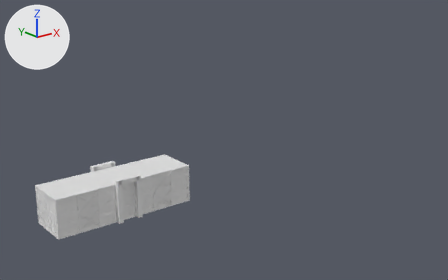
The Blender file EDIF-AS/EdificioAS.blend, before and after one commit.
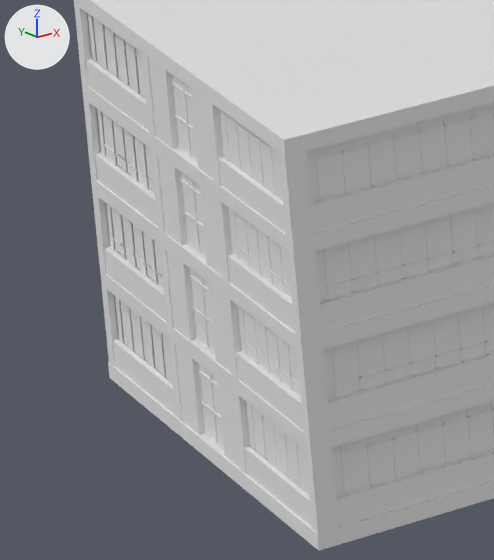
Each version is shown whole from a camera (50 mm lens) standing at (-108.8, -201.4, 98.0) and looking at (117.5, 81.5, -15.1), then close up on the part from 6% to 17% of the width and 67% to 86% of the height. The lights are fixed; the arrows at upper left show +X, +Y and +Z.

The scene before the commit, as lines of its bpy script (objects in view):
```python
me_cube_002 = bpy.data.meshes.new('Cube.002')
me_cube_002.from_pydata(...)  # 2296 vertices, 1722 faces; spans x -0.6..39.8, y -17.9..0.3, z -14.1..0.7
me_cube_004 = bpy.data.meshes.new('Cube.004')
me_cube_004.from_pydata(...)  # 11876 vertices, 5717 faces; spans x -28.0..28.1, y -8.5..8.7, z 0.6..14.4
me_cube_004.materials.append(mat_canceleriaexterna)  # white #e7e7e7
me_cylinder = bpy.data.meshes.new('Cylinder')
me_cylinder.from_pydata(...)  # 3042 vertices, 1596 faces; spans x -8.6..31.5, y -0.3..18.0, z -13.8..0.8
ob_cube_002 = bpy.data.objects.new('Cube.002', me_cube_004)
ob_cube_002.location = (-2.09, -1.51, -0.61)
ob_cube_004 = bpy.data.objects.new('Cube.004', me_cube_002)
ob_cube_004.location = (-21.62, 7.29, 13.71)
ob_cylinder = bpy.data.objects.new('Cylinder', me_cylinder)
ob_cylinder.location = (-13.5, -10.34, 13.53)
# also in view: 'Column' at (-2.1, -1.5, 6.9); 'Plane' at (-2.0, -1.4, 6.9); 'Cube' at (-2.1, -1.5, 6.9); 'Cube.003' at (-2.1, -1.5, 6.9)
```
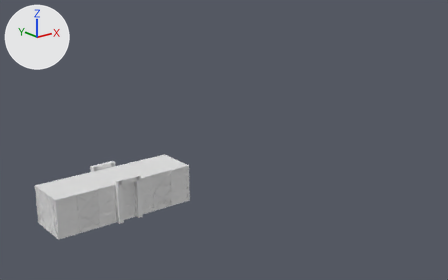
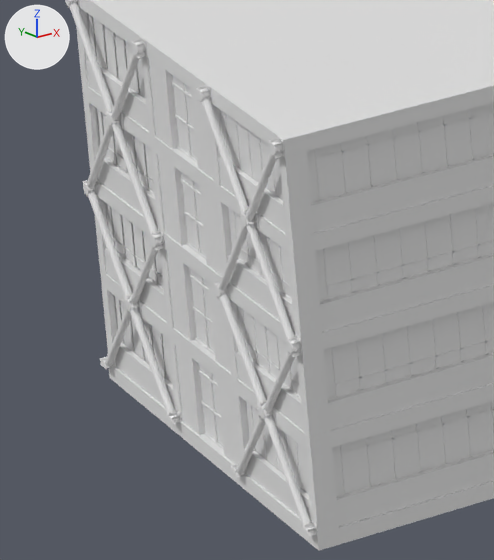
Where the change shows, as pixel boxes [x1, y1, x2, y2] in the close-ups (494 x 560 px; the box of a moved part takes in the faces that stretch with it):
'Cylinder', reshaped (not visible before)
    after: [65, 0, 317, 536]
'Cube.004', reshaped (not visible before)
    after: [66, 0, 318, 537]
part 1 of me_cube_002, added
    after: [119, 112, 124, 129]
part 2 of me_cube_002, added
    after: [70, 0, 318, 537]
part 3 of me_cylinder, added
    after: [132, 41, 145, 55]
part 4 of me_cylinder, added
    after: [83, 183, 96, 195]
part 5 of me_cylinder, added
    after: [150, 233, 163, 247]
part 6 of me_cylinder, added
    after: [107, 113, 120, 125]
part 7 of me_cylinder, added
    after: [125, 299, 138, 311]
part 8 of me_cylinder, added
    after: [100, 360, 113, 369]
part 9 of me_cylinder, moved or reshaped (not visible before)
    after: [69, 2, 158, 235]
part 10 of me_cylinder, added
    after: [87, 53, 140, 189]
part 11 of me_cylinder, added
    after: [88, 191, 175, 416]
part 12 of me_cylinder, added
    after: [105, 246, 158, 367]
part 13 of me_cylinder, added
    after: [196, 88, 210, 102]
part 14 of me_cylinder, added
    after: [269, 140, 283, 155]
part 15 of me_cylinder, added
    after: [214, 285, 228, 298]
part 16 of me_cylinder, added
    after: [287, 339, 301, 354]
part 17 of me_cylinder, added
    after: [241, 214, 255, 227]
part 18 of me_cylinder, added
    after: [259, 406, 272, 419]
part 19 of me_cylinder, added
    after: [202, 98, 295, 341]
part 20 of me_cylinder, added
    after: [218, 152, 277, 291]
part 21 of me_cylinder, added
    after: [219, 293, 311, 528]
part 22 of me_cylinder, added
    after: [236, 353, 295, 475]
part 23 of me_cylinder, added
    after: [167, 414, 180, 424]
part 24 of me_cylinder, added
    after: [303, 526, 317, 536]

Edits to the bpy script that builds the scene:
```text
Change me_cube_002:
    remove me_cube_002.from_pydata(...)  # 2296 vertices, 1722 faces; spans x -0.6..39.8, y -17.9..0.3, z -14.1..0.7
    add me_cube_002.from_pydata(...)  # 3184 vertices, 2375 faces; spans x -9.0..39.8, y -17.9..0.3, z -13.7..0.7
    me_cube_002 part 1: a new loose piece, a box spanning x -8.751..-8.726, y -3.589..-2.739, z -3.496..-2.897
    me_cube_002 part 2: 816 vertices added at x -9.0..-8.7, y -17.6..0.0, z -13.7..0.7
Change me_cylinder:
    remove me_cylinder.from_pydata(...)  # 3042 vertices, 1596 faces; spans x -8.6..31.5, y -0.3..18.0, z -13.8..0.8
    add me_cylinder.from_pydata(...)  # 4248 vertices, 2216 faces; spans x -17.2..31.5, y -0.3..18.0, z -13.6..0.8
    me_cylinder part 3: a new loose piece, a 32-sided cylinder along x spanning x -17.17..-16.87, y 11.31..11.75, z 0.35..0.79
    me_cylinder part 4: a new loose piece, a 32-sided cylinder along x spanning x -17.17..-16.87, y 17.16..17.6, z -6.86..-6.42
    me_cylinder part 5: a new loose piece, a 32-sided cylinder along x spanning x -17.17..-16.87, y 11.31..11.75, z -6.85..-6.42
    me_cylinder part 6: a new loose piece, a 32-sided cylinder along x spanning x -17.17..-16.87, y 14.27..14.7, z -3.24..-2.81
    me_cylinder part 7: a new loose piece, a 32-sided cylinder along x spanning x -17.17..-16.87, y 14.22..14.65, z -10.31..-9.87
    me_cylinder part 8: the loose piece of 34 vertices spanning x -0.5..-0.1, y -0.3..0.0, z -13.5..-13.3 is copied, and the copy is turned 90 degrees about the z axis through its middle, then moved by (-16.7, 17.5, 0.0); it spans x -17.2..-16.9, y 17.2..17.6, z -13.5..-13.3
    me_cylinder part 9: the loose piece of 64 vertices spanning x 22.9..31.4, y -0.2..0.1, z -13.7..-6.6 is multiplied about its middle by the matrix ((0.0, -0.854, 0.0), (0.839, 0.0, -0.161), (0.161, 0.0, 0.839)), then moved by (-44.2, 14.6, 7.1)
    me_cylinder part 10: the loose piece of 64 vertices spanning x -8.5..-0.1, y 17.6..17.9, z -13.8..-6.5 is copied, and the copy is multiplied about its middle by the matrix ((0.0, -0.854, 0.0), (0.84, 0.0, 0.153), (-0.153, 0.0, 0.84)), then moved by (-12.7, -3.3, 7.1); it spans x -17.2..-16.9, y 11.4..17.5, z -6.7..0.6
    me_cylinder part 11: the loose piece of 64 vertices spanning x -8.5..-0.1, y 17.6..17.9, z -13.8..-6.5 is copied, and the copy is multiplied about its middle by the matrix ((0.0, -0.813, 0.0), (0.0, 0.0, 0.813), (-0.813, 0.0, 0.0)), then moved by (-12.7, -3.3, 0.1); it spans x -17.2..-16.9, y 11.5..17.4, z -13.5..-6.6
    me_cylinder part 12: the loose piece of 64 vertices spanning x -8.5..-0.1, y 17.6..17.9, z -13.8..-6.5 is copied, and the copy is multiplied about its middle by the matrix ((0.0, -0.82, 0.0), (-0.81, 0.0, -0.13), (0.13, 0.0, -0.81)), then moved by (-12.7, -3.4, 0.1); it spans x -17.1..-16.8, y 11.4..17.4, z -13.5..-6.6
    me_cylinder part 13: a new loose piece, a 32-sided cylinder along x spanning x -17.17..-16.87, y 5.91..6.35, z 0.35..0.79
    me_cylinder part 14: a new loose piece, a 32-sided cylinder along x spanning x -17.17..-16.87, y 0.06..0.49, z 0.35..0.79
    me_cylinder part 15: a new loose piece, a 32-sided cylinder along x spanning x -17.17..-16.87, y 5.91..6.35, z -6.86..-6.42
    me_cylinder part 16: a new loose piece, a 32-sided cylinder along x spanning x -17.17..-16.87, y 0.06..0.49, z -6.85..-6.42
    me_cylinder part 17: a new loose piece, a 32-sided cylinder along x spanning x -17.17..-16.87, y 3.01..3.45, z -3.24..-2.81
    me_cylinder part 18: a new loose piece, a 32-sided cylinder along x spanning x -17.17..-16.87, y 2.96..3.4, z -10.31..-9.87
    me_cylinder part 19: the loose piece of 64 vertices spanning x -8.5..-0.2, y -0.2..0.1, z -6.8..0.6 is copied, and the copy is multiplied about its middle by the matrix ((0.0, -0.854, 0.0), (0.842, 0.0, -0.142), (0.142, 0.0, 0.842)), then moved by (-12.6, 3.3, 0.0); it spans x -17.2..-16.9, y 0.2..6.2, z -6.7..0.6
    me_cylinder part 20: the loose piece of 64 vertices spanning x -8.5..-0.2, y -0.2..0.1, z -6.8..0.6 is copied, and the copy is multiplied about its middle by the matrix ((0.0, -0.854, 0.0), (-0.033, 0.0, 0.853), (-0.853, 0.0, -0.033)), then moved by (-12.6, 3.3, 0.0); it spans x -17.2..-16.9, y 0.2..6.2, z -6.7..0.6
    me_cylinder part 21: the loose piece of 64 vertices spanning x -8.6..-0.1, y -0.2..0.1, z -13.7..-6.5 is copied, and the copy is multiplied about its middle by the matrix ((0.0, -0.813, 0.0), (-0.802, 0.0, 0.133), (-0.133, 0.0, -0.802)), then moved by (-12.7, 3.3, 0.1); it spans x -17.2..-16.9, y 0.3..6.2, z -13.5..-6.6
    me_cylinder part 22: the loose piece of 64 vertices spanning x -8.6..-0.1, y -0.2..0.1, z -13.7..-6.5 is copied, and the copy is multiplied about its middle by the matrix ((0.0, -0.82, 0.0), (-0.005, 0.0, -0.82), (0.82, 0.0, -0.005)), then moved by (-12.6, 3.2, 0.1); it spans x -17.1..-16.8, y 0.2..6.1, z -13.5..-6.6
    me_cylinder part 23: a new loose piece of 34 vertices spanning x -17.2..-16.9, y 11.3..11.7, z -13.5..-13.3
    me_cylinder part 24: a new loose piece of 34 vertices spanning x -17.2..-16.9, y 0.1..0.5, z -13.5..-13.3
```
